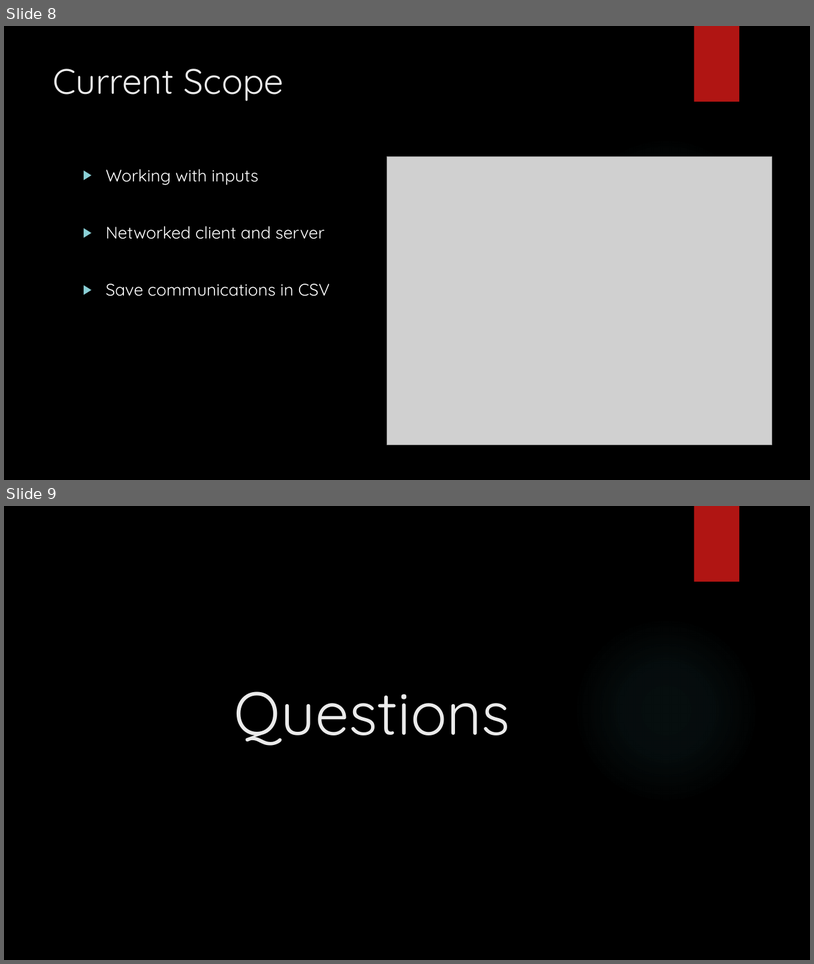
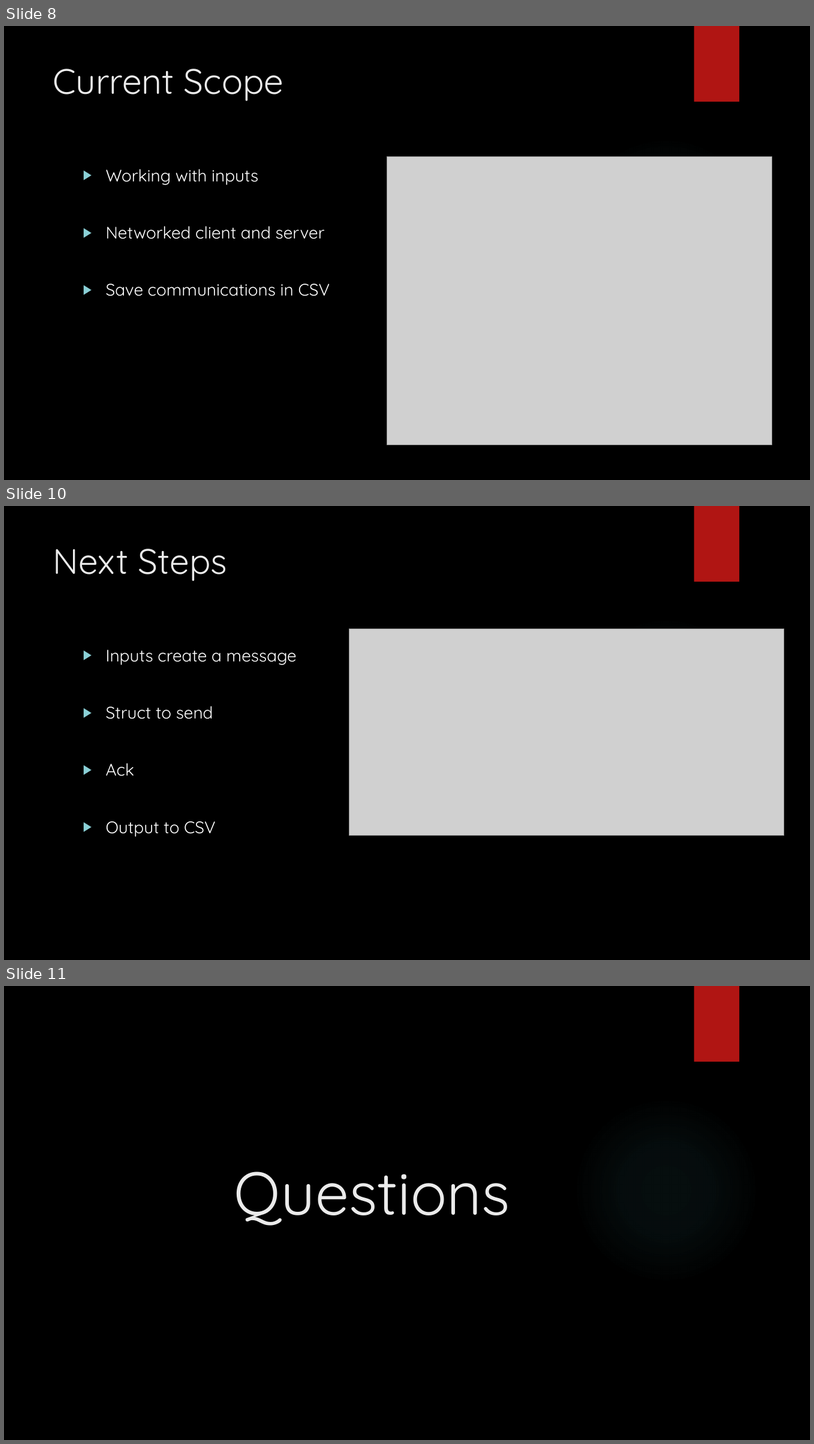
Before and after one commit to DannyJamieson/FinalProject, a slide deck: Presentation.pptx. Shown one above the other, each under a label of ours: slides 8 and 9 before the commit, slides 8, 10 and 11 after it; the slides between them are not shown. The pictures are 814x964 and 814x1444 pixels, drawn with LibreOffice and Linux fonts; fonts in the diff are those of the drawing; grey boxes stand for pictures; background and template pictures are left out. Boxes give left, top, right and bottom in pixels: in the first picture for what was removed or moved away, otherwise in the second. Text is boxed around its words. In the diff, an @@ line names an element or a change of style, - is before the commit and + after.

Commit message:
Ack messages, message ID and message list implemented

```diff
--- a/Presentation.pptx
+++ b/Presentation.pptx
@@ slide 10 added at bbox=[4, 506, 810, 960], background picture (left out); not listed: 2 template elements that a slide beside it also shows @@
@@ title added at bbox=[53, 549, 227, 581], 42 pt, text #EBEBEB @@
+Next Steps
@@ picture added at bbox=[350, 629, 785, 835] @@
@@ text added at bbox=[106, 649, 297, 837], 20 pt, text #FFFFFF @@
+▶ Inputs create a message
+▶ Struct to send
+▶ Ack
+▶ Output to CSV
@@ what was slide 9 is now slide 11 @@
```
Also in this commit, not shown: 2 slides changed, 1 other slide added, 9 other files.
